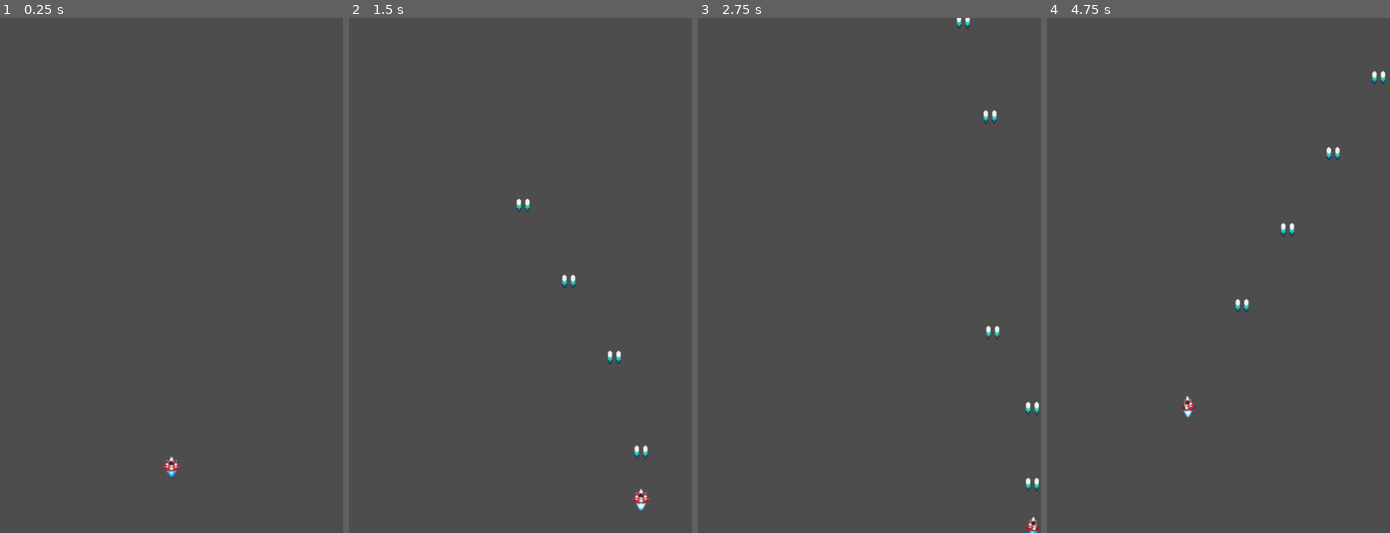
Above: before the commit, frames 1-4 (left to right).
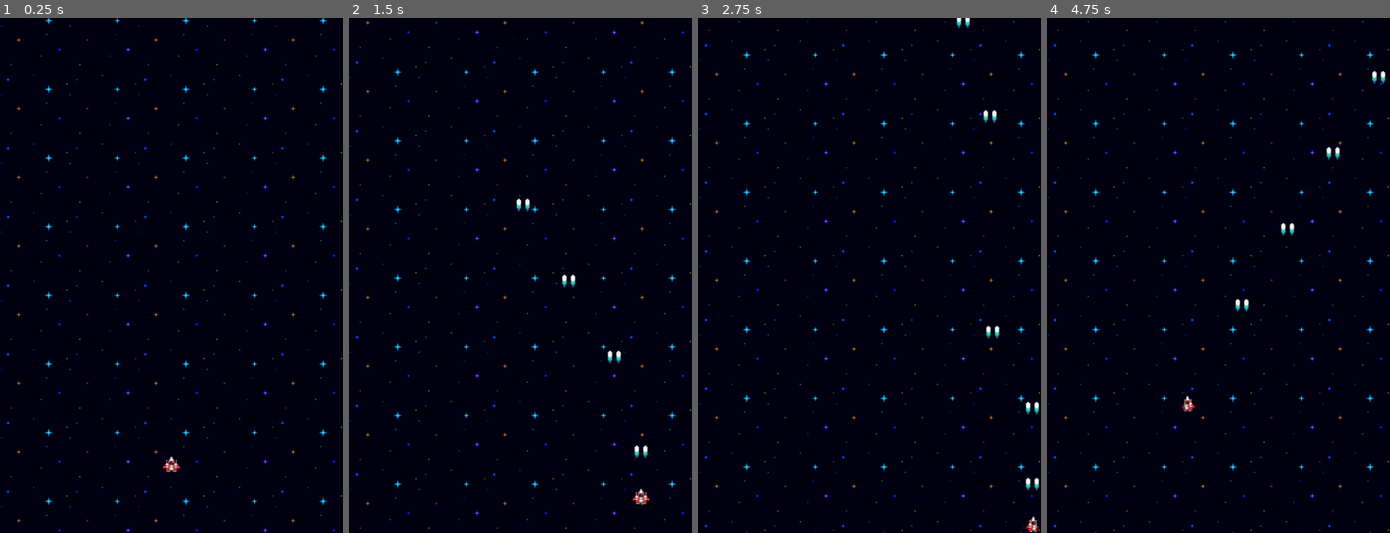
Above: after the commit, the same moments.

Repository: spasterz/GDTut_Space_Shooter
Game: Godot game, scene res://main.tscn
Two runs of this game, one before a commit and one after it. Both use one fixed random seed, a clock stepped at 60 frames per second and the inputs below. Before the commit the project starts from res://player.tscn.
Inputs:
- Up to frame 1 (0.25 s): no input
- Up to frame 2 (1.5 s): hold D (right) 0.53-1.28 s; hold Space (shoot) 0.53-1.28 s; hold S (down) from 1.28 s (still down); tap Space (shoot) at 1.35 s
- Up to frame 3 (2.75 s): release S (down) at 2.03 s; hold D (right) from 2.03 s (still down); hold Space (shoot) from 2.03 s (still down)
- Up to frame 4 (4.75 s): release D (right) at 2.78 s; release Space (shoot) at 2.78 s; hold W (up) 2.78-3.53 s; tap Space (shoot) at 2.85, 4.35 s; hold Space (shoot) 3.53-4.28 s; hold A (left) from 3.53 s (still down)

The runs differ from the first frame. In frame 1, 100% of the frame differs, in the area x 0-100%, y 0-100%; in frame 2, 100%; in frame 3, 100%; in frame 4, 100%.

Commit message:
Added main scene

Diff:
--- /dev/null
+++ b/main.tscn
@@ -0,0 +1,59 @@
+[gd_scene load_steps=6 format=3 uid="uid://cp518m3j25vp2"]
+
+[ext_resource type="Texture2D" uid="uid://csjtjcsreut6b" path="res://art/Space_BG (2 frames) (64 x 64).png" id="1_bxjh2"]
+[ext_resource type="PackedScene" uid="uid://bjckodvroihh5" path="res://player.tscn" id="2_vcjh1"]
+
+[sub_resource type="Animation" id="Animation_dxjvn"]
+resource_name = "scroll"
+length = 2.0
+loop_mode = 1
+tracks/0/type = "value"
+tracks/0/imported = false
+tracks/0/enabled = true
+tracks/0/path = NodePath("Background:region_rect")
+tracks/0/interp = 1
+tracks/0/loop_wrap = true
+tracks/0/keys = {
+"times": PackedFloat32Array(0, 2),
+"transitions": PackedFloat32Array(1, 1),
+"update": 0,
+"values": [Rect2(0, 0, 320, 480), Rect2(0, 128, 320, 480)]
+}
+
+[sub_resource type="Animation" id="Animation_pketu"]
+length = 0.001
+tracks/0/type = "value"
+tracks/0/imported = false
+tracks/0/enabled = true
+tracks/0/path = NodePath("Background:region_rect")
+tracks/0/interp = 1
+tracks/0/loop_wrap = true
+tracks/0/keys = {
+"times": PackedFloat32Array(0),
+"transitions": PackedFloat32Array(1),
+"update": 0,
+"values": [Rect2(0, 0, 320, 480)]
+}
+
+[sub_resource type="AnimationLibrary" id="AnimationLibrary_wrfux"]
+_data = {
+"RESET": SubResource("Animation_pketu"),
+"scroll": SubResource("Animation_dxjvn")
+}
+
+[node name="Main" type="Node2D"]
+
+[node name="Background" type="Sprite2D" parent="."]
+texture_repeat = 2
+texture = ExtResource("1_bxjh2")
+centered = false
+region_enabled = true
+region_rect = Rect2(0, 0, 320, 480)
+
+[node name="Player" parent="." instance=ExtResource("2_vcjh1")]
+
+[node name="AnimationPlayer" type="AnimationPlayer" parent="."]
+libraries = {
+"": SubResource("AnimationLibrary_wrfux")
+}
+autoplay = "scroll"
--- a/project.godot
+++ b/project.godot
@@ -11,7 +11,7 @@
 [application]
 
 config/name="Space Shooter"
-run/main_scene="res://player.tscn"
+run/main_scene="res://main.tscn"
 config/features=PackedStringArray("4.3", "Forward Plus")
 config/icon="res://icon.svg"
 
